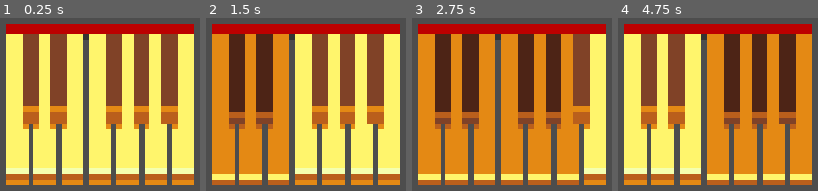
Above: before the commit, frames 1-4 (left to right).
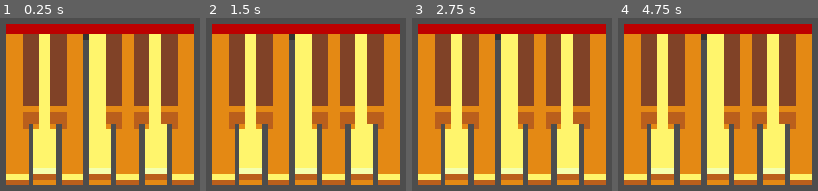
Above: after the commit, the same moments.

Repository: TobyD02/piano-roguelike
Game: Godot game, scene res://Scenes/Card/card.tscn
Two runs of this game, one before a commit and one after it. Both use one fixed random seed, a clock stepped at 60 frames per second and the inputs below. The project has no main scene, so this scene is started directly.
Inputs:
- Up to frame 1 (0.25 s): no input
- Up to frame 2 (1.5 s): no input
- Up to frame 3 (2.75 s): no input
- Up to frame 4 (4.75 s): tap Enter at 4.25 s

The runs differ from the first frame. In frame 1, 32% of the frame differs, in the area x 3-97%, y 9-97%; in frame 2, 30%; in frame 3, 46%, in the area x 11-97%, y 9-97%; in frame 4, 43%.

Commit message:
refactored card

Diff:
--- a/Scenes/Card/card.gd
+++ b/Scenes/Card/card.gd
@@ -1,83 +1,12 @@
 class_name Card extends Node2D
 
-var note_c: Note
-var note_c_sharp: Note
-var note_d: Note
-var note_d_sharp: Note
-var note_e: Note
-var note_f: Note
-var note_f_sharp: Note
-var note_g: Note
-var note_g_sharp: Note
-var note_a: Note
-var note_a_sharp: Note
-var note_b: Note
-
-var notes: Dictionary
-
-var color: Note.NoteColorEnum = Note.NoteColorEnum.YELLOW
+@export var card_note_controller: CardNoteController
 
 func _ready():
-	note_c = get_node("NoteC")
-	note_c_sharp = get_node("NoteC#")
-	note_d = get_node("NoteD")
-	note_d_sharp = get_node("NoteD#")
-	note_e = get_node("NoteE")
-	note_f = get_node("NoteF")
-	note_f_sharp = get_node("NoteF#")
-	note_g = get_node("NoteG")
-	note_g_sharp = get_node("NoteG#")
-	note_a = get_node("NoteA")
-	note_a_sharp = get_node("NoteA#")
-	note_b = get_node("NoteB")
-
-	notes = {
-		note_c: Note.NoteEnum.NOTE_C,
-		note_c_sharp: Note.NoteEnum.NOTE_C_SHARP,
-		note_d: Note.NoteEnum.NOTE_D,
-		note_d_sharp: Note.NoteEnum.NOTE_D_SHARP,
-		note_e: Note.NoteEnum.NOTE_E,
-		note_f: Note.NoteEnum.NOTE_F,
-		note_f_sharp: Note.NoteEnum.NOTE_F_SHARP,
-		note_g: Note.NoteEnum.NOTE_G,
-		note_g_sharp: Note.NoteEnum.NOTE_G_SHARP,
-		note_a: Note.NoteEnum.NOTE_A,
-		note_a_sharp: Note.NoteEnum.NOTE_A_SHARP,
-		note_b: Note.NoteEnum.NOTE_B
-	}
-
-
-	for note_node in notes:
-		setup_note(note_node, notes[note_node], color)
-
-func setup_note(_note_node: Note, _note: Note.NoteEnum, _color: Note.NoteColorEnum = color, _is_pressed: bool = false):
-	_note_node.set_note(_note)
-	_note_node.set_note_color(_color)
-	_note_node.set_is_pressed(_is_pressed)
-
-var tick = 0.0
-var idx = 0
-
-func _process(delta: float):
-	var notes_array = [
-		note_c,
-		note_c_sharp,
-		note_d,
-		note_d_sharp,
-		note_e,
-		note_f,
-		note_f_sharp,
-		note_g,
-		note_g_sharp,
-		note_a,
-		note_a_sharp,
-		note_b,
-	]
-
-	tick += delta
-	if tick >= 0.25:
-		setup_note(notes_array[idx], notes[notes_array[idx]], color, not notes_array[idx].is_pressed)
-		tick = 0
-		idx += 1
-		if idx >= len(notes_array):
-			idx = 0
+	# Example of setting cmaj7 chord
+	card_note_controller.set_notes_pressed([
+		Note.NoteEnum.NOTE_C,
+		Note.NoteEnum.NOTE_E,
+		Note.NoteEnum.NOTE_G,
+		Note.NoteEnum.NOTE_B,
+	])
--- a/Scenes/Card/card.tscn
+++ b/Scenes/Card/card.tscn
@@ -2,10 +2,12 @@
 
 [ext_resource type="Script" uid="uid://gdbgi87ssy0y" path="res://Scenes/Card/card.gd" id="1_r5dc4"]
 [ext_resource type="PackedScene" uid="uid://cx8tjobbt4dmn" path="res://Scenes/Note/note.tscn" id="3_ac5pp"]
+[ext_resource type="Script" uid="uid://cmp2qmn3cgnhv" path="res://Scenes/Card/card_note_controller.gd" id="4_c0g18"]
 [ext_resource type="Texture2D" uid="uid://de5elx58l4wtp" path="res://Assets/Pixel Piano 1.0/Felt/Felt1.png" id="6_c26c2"]
 
-[node name="Card" type="Node2D" unique_id=187950168]
+[node name="Card" type="Node2D" unique_id=187950168 node_paths=PackedStringArray("card_note_controller")]
 script = ExtResource("1_r5dc4")
+card_note_controller = NodePath("CardNoteController")
 
 [node name="Felt" type="Sprite2D" parent="." unique_id=1753616912]
 position = Vector2(2, -13.5)
@@ -51,3 +53,6 @@
 
 [node name="NoteA#" parent="." unique_id=786406668 instance=ExtResource("3_ac5pp")]
 position = Vector2(14.5, 0)
+
+[node name="CardNoteController" type="Node2D" parent="." unique_id=842438995]
+script = ExtResource("4_c0g18")
--- /dev/null
+++ b/Scenes/Card/card_note_controller.gd
@@ -0,0 +1,63 @@
+class_name CardNoteController extends Node2D
+
+var note_c: Note
+var note_c_sharp: Note
+var note_d: Note
+var note_d_sharp: Note
+var note_e: Note
+var note_f: Note
+var note_f_sharp: Note
+var note_g: Note
+var note_g_sharp: Note
+var note_a: Note
+var note_a_sharp: Note
+var note_b: Note
+
+
+var notes_to_nodes: Dictionary
+
+var color: Note.NoteColorEnum = Note.NoteColorEnum.YELLOW
+
+func _ready():
+	note_c = get_parent().get_node("NoteC")
+	note_c_sharp = get_parent().get_node("NoteC#")
+	note_d = get_parent().get_node("NoteD")
+	note_d_sharp = get_parent().get_node("NoteD#")
+	note_e = get_parent().get_node("NoteE")
+	note_f = get_parent().get_node("NoteF")
+	note_f_sharp = get_parent().get_node("NoteF#")
+	note_g = get_parent().get_node("NoteG")
+	note_g_sharp = get_parent().get_node("NoteG#")
+	note_a = get_parent().get_node("NoteA")
+	note_a_sharp = get_parent().get_node("NoteA#")
+	note_b = get_parent().get_node("NoteB")
+
+	notes_to_nodes = {
+		Note.NoteEnum.NOTE_C: note_c,
+		Note.NoteEnum.NOTE_C_SHARP: note_c_sharp,
+		Note.NoteEnum.NOTE_D: note_d,
+		Note.NoteEnum.NOTE_D_SHARP: note_d_sharp,
+		Note.NoteEnum.NOTE_E: note_e,
+		Note.NoteEnum.NOTE_F: note_f,
+		Note.NoteEnum.NOTE_F_SHARP: note_f_sharp,
+		Note.NoteEnum.NOTE_G: note_g,
+		Note.NoteEnum.NOTE_G_SHARP: note_g_sharp,
+		Note.NoteEnum.NOTE_A: note_a,
+		Note.NoteEnum.NOTE_A_SHARP: note_a_sharp,
+		Note.NoteEnum.NOTE_B: note_b,
+	}
+
+
+	for note in notes_to_nodes:
+		update_note(note, color)
+
+func update_note(_note: Note.NoteEnum, _color: Note.NoteColorEnum = color, _is_pressed: bool = false):
+	var note_node = notes_to_nodes[_note]
+	note_node.set_note(_note)
+	note_node.set_note_color(_color)
+	note_node.set_is_pressed(_is_pressed)
+
+func set_notes_pressed(_notes: Array[Note.NoteEnum]):
+	for note in notes_to_nodes:
+		var is_pressed = note in _notes
+		notes_to_nodes[note].set_is_pressed(is_pressed)
Not shown, added: Scenes/Card/card_note_controller.gd.uid
